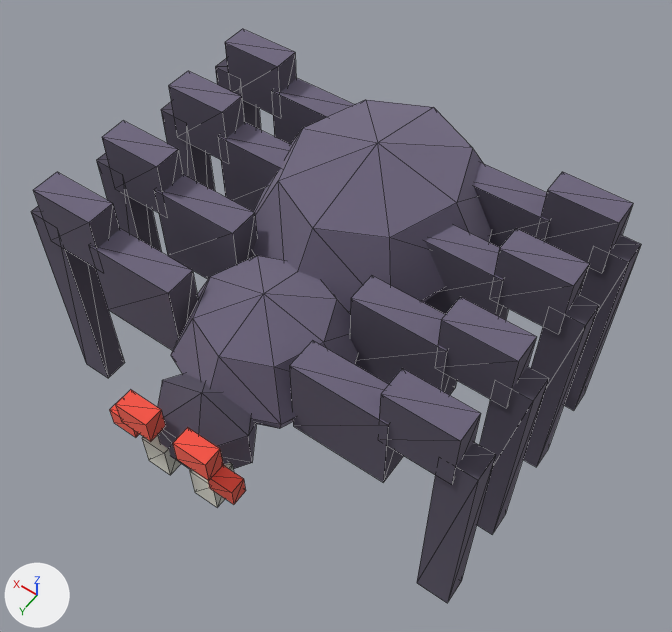
Two versions of the glTF model demos/dungeon_quartet/assets/models/enemy_spider.glb, one commit apart.
Rendered twice from a 50 mm lens placed at (-0.522, 0.68, 1.31), pointed at (-0.023, -0.019, 0.211). Lighting does not change. The marker at lower left points along +X, +Y and +Z. The older version comes first. Mesh edges are drawn as thin lines. Vertices at exactly the same position are counted once.
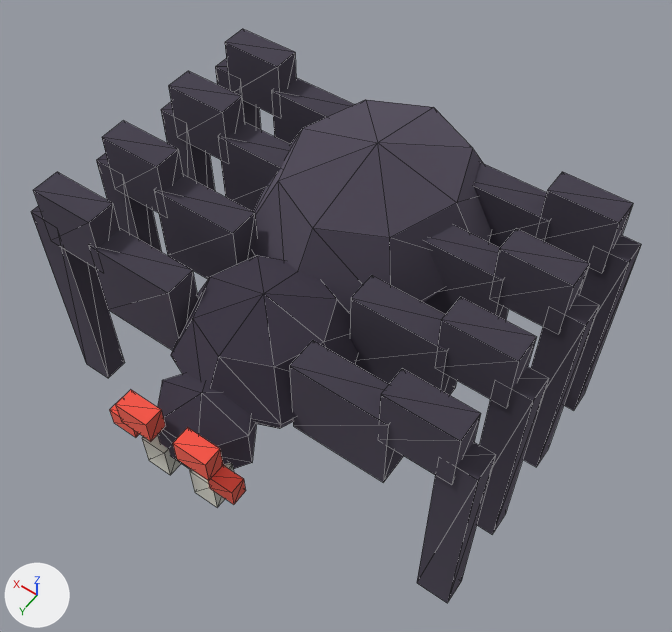
Location of each change, (x1, y1, x2, y2) in pixels of the pictures (672 x 632 px):
```json
{"part": 1, "of": "me_mesh0", "change": "recoloured", "before": [31, 29, 640, 602], "after": [31, 29, 640, 602], "on screen": "darker"}
```

The change, as JSON lines over the scene's bpy script:
```json
{"block": "me_mesh0", "where": "me_mesh0.from_pydata(...)  # 306 vertices, 420 faces; spans x -0.361..0.361, y -0.365..0.324, z 0.0..0.445"}
{"block": "me_mesh0", "where": "# used by ob_mesh0; location = (0.0, 0.0, 0.0)"}
{"block": "me_mesh0", "change": "me_mesh0 part 1: 360 faces centred in x -0.361..0.361, y -0.323..0.301, z 0.123..0.43 are repainted in the vertex colours; the middle colour goes from grey #847e90 to grey #736d7d"}
```
